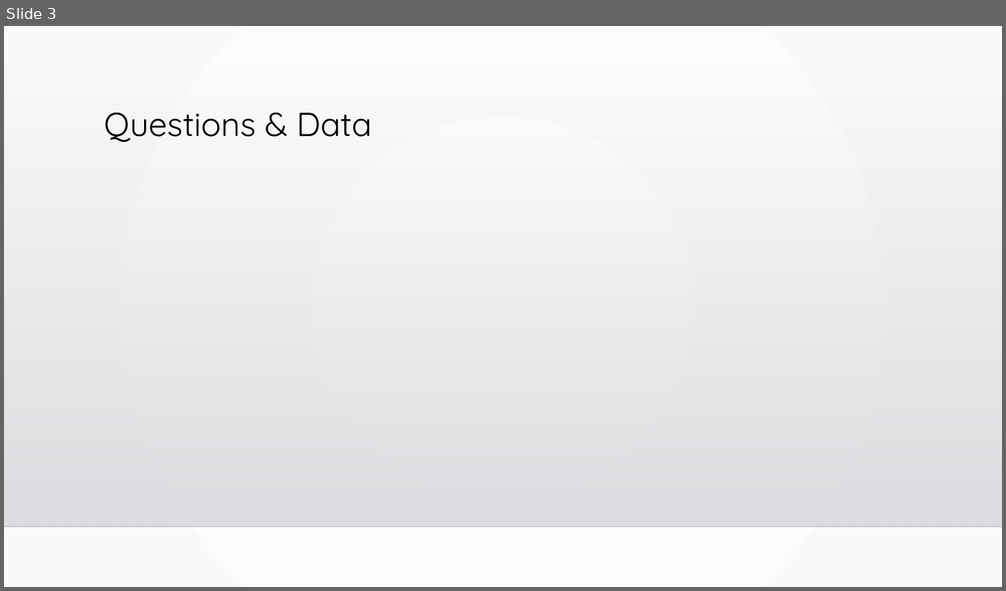
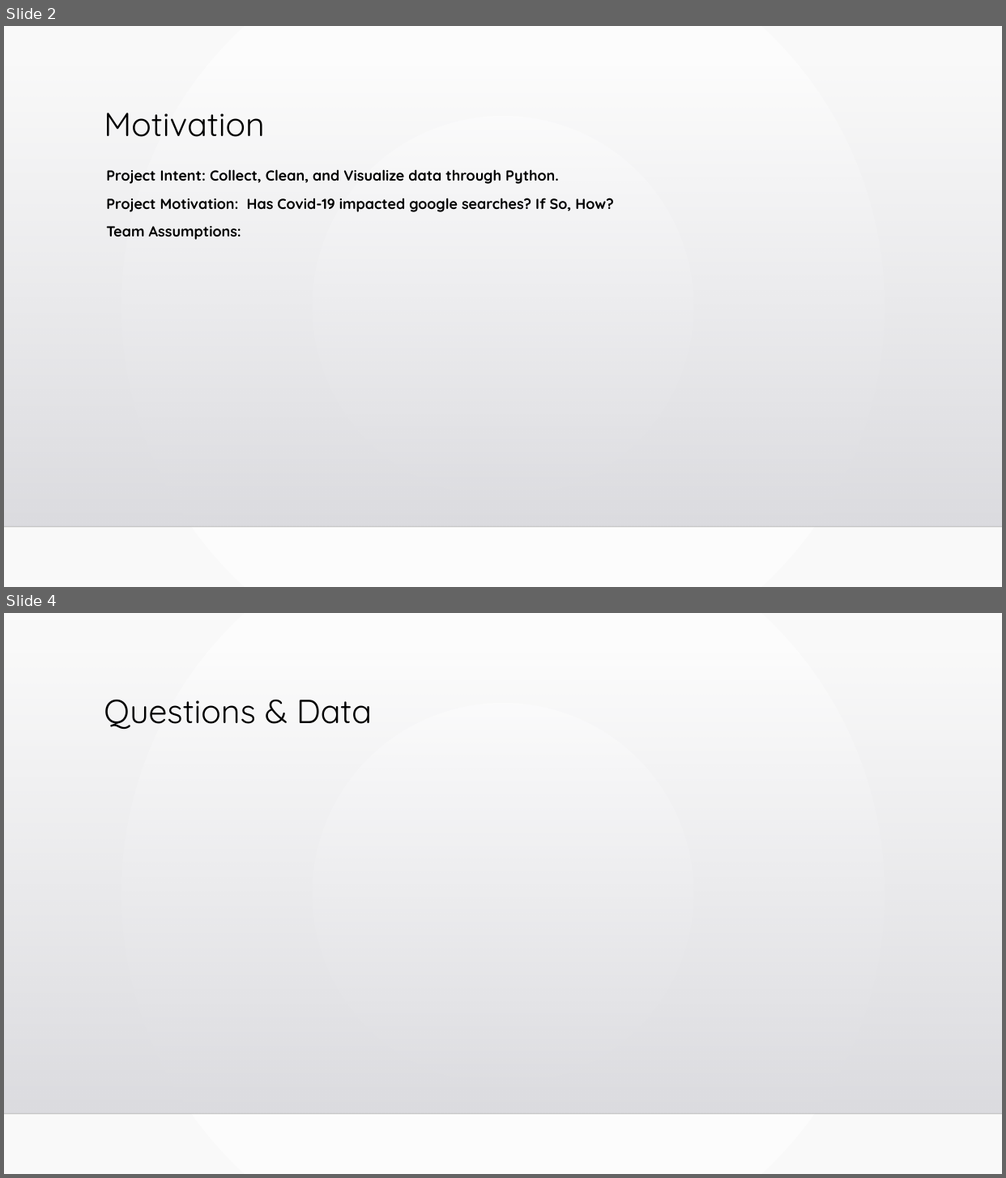
Before and after one commit to sarahDH615/google_trends_covid_project, a slide deck: final/final_presentation.pptx. Shown one above the other, each under a label of ours: slide 3 before the commit, slides 2 and 4 after it; the slides between them are not shown. The pictures are 1006x591 and 1006x1178 pixels, drawn with LibreOffice and Linux fonts; fonts in the diff are those of the drawing; background and template pictures are left out. Boxes give left, top, right and bottom in pixels: in the first picture for what was removed or moved away, otherwise in the second. Text is boxed around its words. In the diff, an @@ line names an element or a change of style, - is before the commit and + after.

```diff
--- a/final/final_presentation.pptx
+++ b/final/final_presentation.pptx
@@ slide 2 added at box(4, 26, 1002, 587), background gradient #FFFFFF to #FAFAFA; not listed: 2 template elements that a slide beside it also shows @@
@@ title added at box(104, 113, 264, 137), 32 pt, text #000000 @@
+Motivation
@@ text added at box(106, 169, 613, 240), 14 pt, text #000000, bold @@
+Project Intent: Collect, Clean, and Visualize data through Python.
+Project Motivation: Has Covid-19 impacted google searches? If So, How?
+Team Assumptions:
@@ what was slide 3 is now slide 4 @@
```
Also in this commit, not shown: 1 slide changed, 1 other slide added, 1 slide removed.
